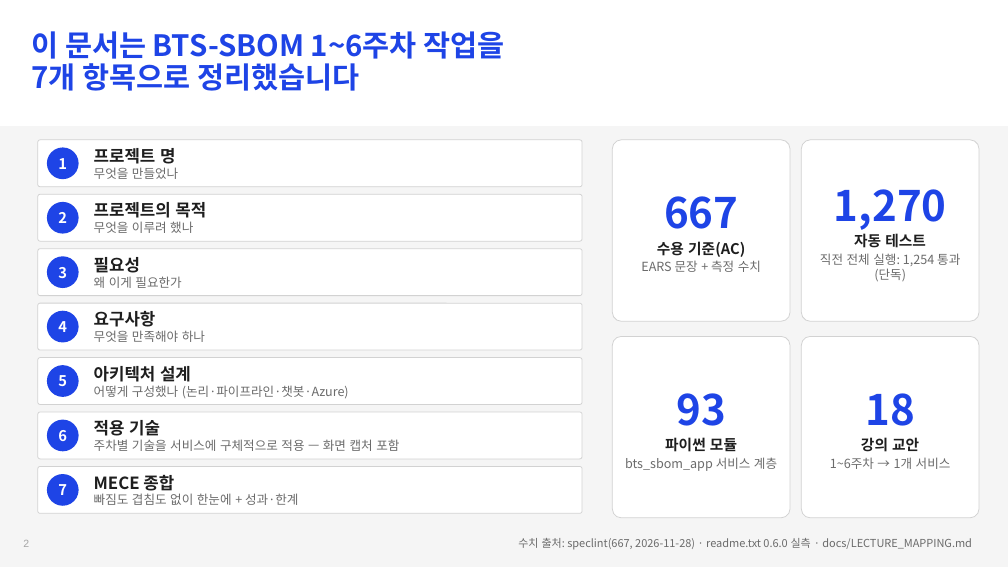
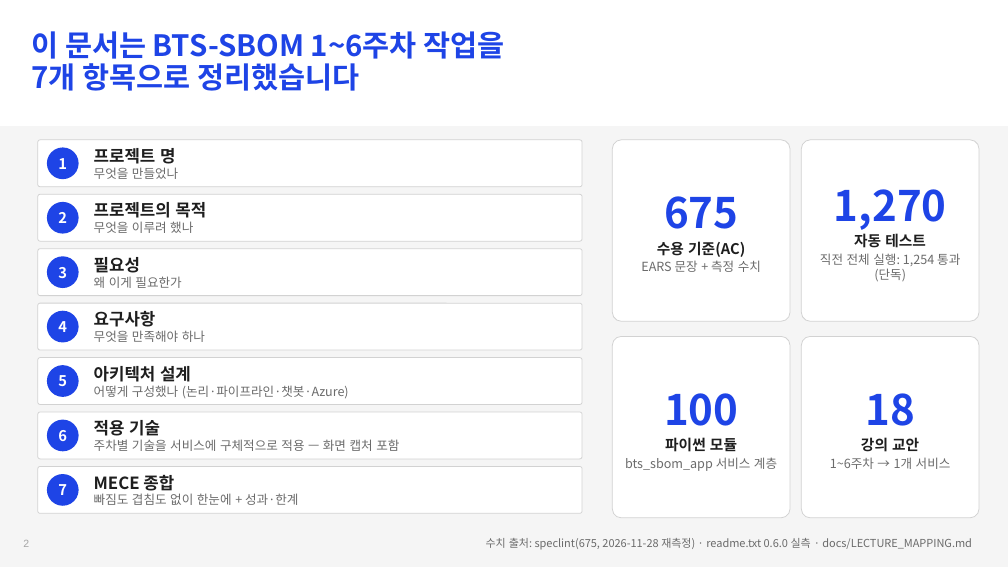
Before and after one commit to Jack-Hwang/beyondthesecurity-sbom, a slide deck: slide 2 of docs/BTS-SBOM_1-6주차_종합_과제.pptx. Drawn at 1008x567 pixels with LibreOffice and Linux fonts; fonts in the diff are those of the drawing. Boxes give left, top, right and bottom in pixels: in the first picture for what was removed or moved away, otherwise in the second. Text is boxed around its words. In the diff, an @@ line names an element or a change of style, - is before the commit and + after.

```diff
--- a/docs/BTS-SBOM_1-6주차_종합_과제.pptx
+++ b/docs/BTS-SBOM_1-6주차_종합_과제.pptx
@@ text in rounded rectangle at bbox=[664, 196, 738, 229]: text changed @@
-667
+675
@@ text in rounded rectangle at bbox=[664, 393, 738, 426]: text changed @@
-93
+100
@@ text at bbox=[486, 538, 972, 549]: text changed @@
-수치 출처: speclint(667, 2026-11-28) · readme.txt 0.6.0 실측 · docs/LECTURE_MAPPING.md
+수치 출처: speclint(675, 2026-11-28 재측정) · readme.txt 0.6.0 실측 · docs/LECTURE_MAPPING.md
```
Also in this commit, not shown: 1 other slide changed, 10 slides added, 2 slides removed, 52 other files.
